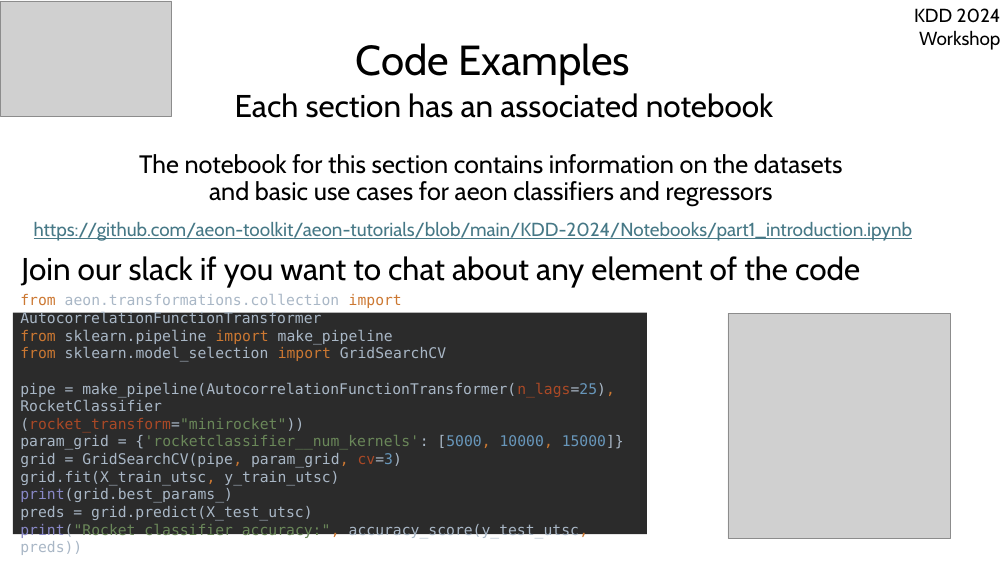
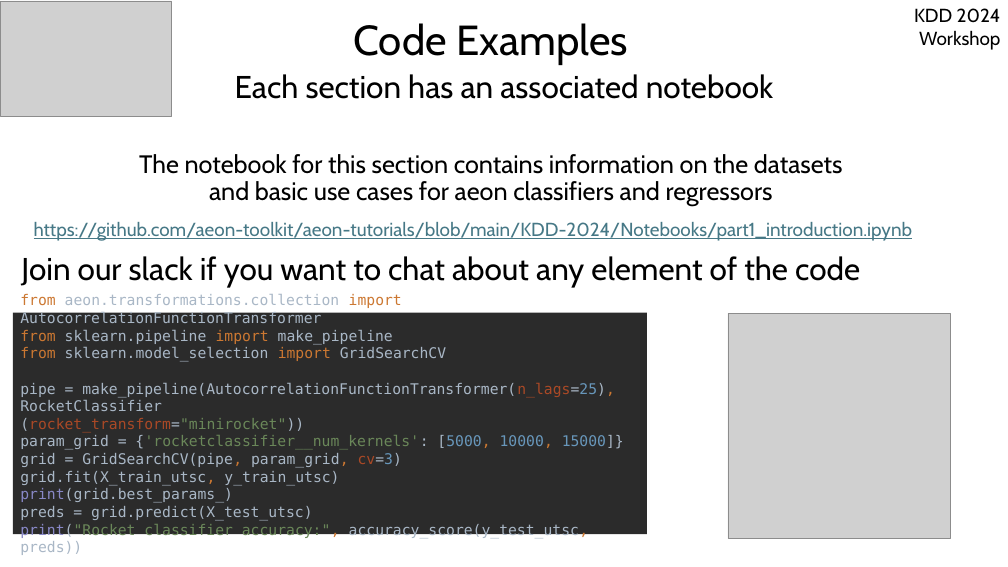
Before and after one commit to aeon-toolkit/aeon-tutorials, a slide deck: slide 10 of KDD-2024/Slides/part1_Introduction.pptx (slide 9 before the commit). Drawn at 1008x567 pixels with LibreOffice and Linux fonts; fonts in the diff are those of the drawing; grey boxes stand for pictures. Boxes give left, top, right and bottom in pixels: in the first picture for what was removed or moved away, otherwise in the second. Text is boxed around its words. In the diff, an @@ line names an element or a change of style, - is before the commit and + after.

```diff
--- a/KDD-2024/Slides/part1_Introduction.pptx
+++ b/KDD-2024/Slides/part1_Introduction.pptx
@@ title "Code Examples": place and size @@
-title "Code Examples" at box(356, 43, 630, 85)
+title "Code Examples" at box(354, 23, 628, 65)
@@ text "Each section has an associated ...": place and size @@
-text "Each section has an associated ..." at box(235, 93, 774, 118)
+text "Each section has an associated ..." at box(235, 74, 774, 99)
```
Also in this commit, not shown: 3 other slides changed, 1 slide added, 1 other file.
